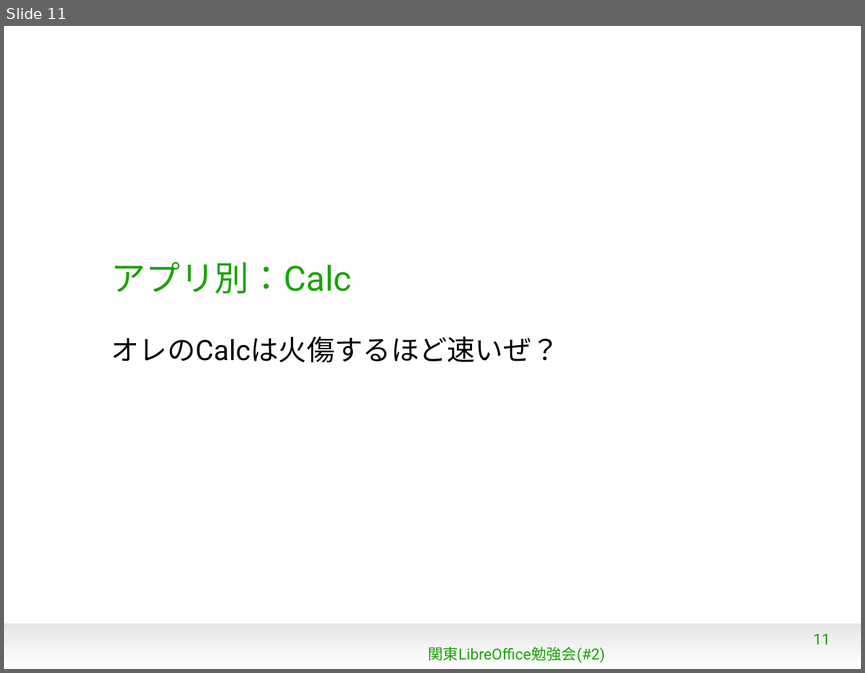
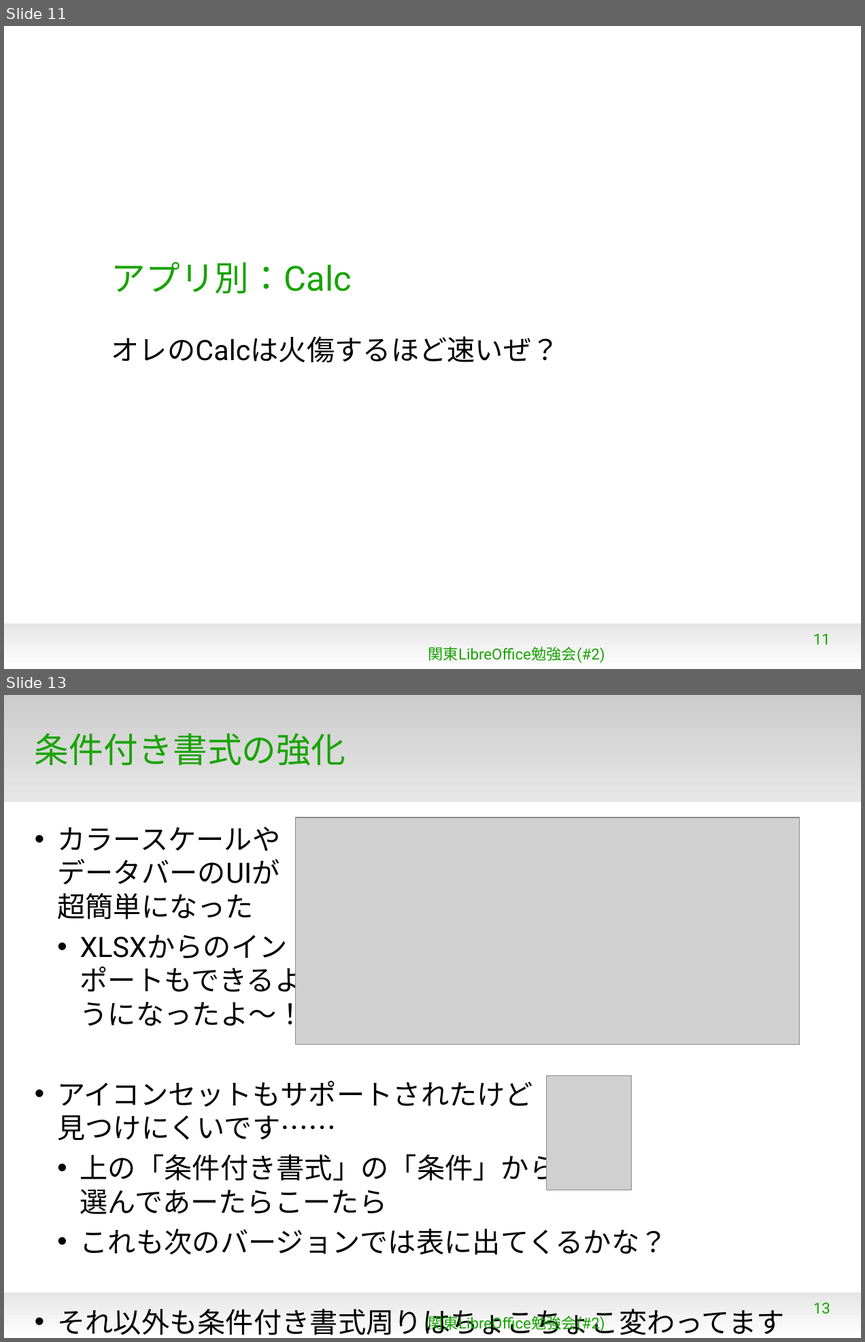
Before and after one commit to naruoga/KantoLibreOffice, a slide deck: Jan2013/WhatsNew4-0.odp. Shown one above the other, each under a label of ours: slide 11 before the commit, slides 11 and 13 after it; the slides between them are not shown. The pictures are 865x673 and 865x1342 pixels, drawn with LibreOffice and Linux fonts; fonts in the diff are those of the drawing; grey boxes stand for pictures; background and template pictures are left out. Boxes give left, top, right and bottom in pixels: in the first picture for what was removed or moved away, otherwise in the second. Text is boxed around its words. In the diff, an @@ line names an element or a change of style, - is before the commit and + after.

```diff
--- a/Jan2013/WhatsNew4-0.odp
+++ b/Jan2013/WhatsNew4-0.odp
@@ slide 13 added at [4, 695, 861, 1338], background #FFFFFF; not listed: 1 template element that a slide beside it also shows @@
@@ rectangle added at [4, 695, 861, 802], fill gradient #CCCCCC to #E6E6E6 @@
@@ title added at [35, 733, 345, 766], 32 pt, text #18A303 @@
+条件付き書式の強化
@@ text added at [57, 827, 784, 1335], 26 pt, text #000000 @@
+• カラースケールや
+  データバーのUIが
+  超簡単になった
+  • XLSXからのイン
+    ポートもできるよ
+    うになったよ〜！
+• アイコンセットもサポートされたけど
+  見つけにくいです……
+  • 上の「条件付き書式」の「条件」から
+    選んであーたらこーたら
+  • これも次のバージョンでは表に出てくるかな？
+• それ以外も条件付き書式周りはちょこちょこ変わってますよっと
@@ picture added at [296, 817, 800, 1044] @@
@@ picture added at [547, 1075, 632, 1189] @@
@@ page number added at [813, 1302, 830, 1314], 14 pt, text #18A303 @@
+13
@@ text added at [428, 1312, 605, 1331], 14 pt, text #18A303 @@
+関東LibreOffice勉強会(#2)
```
Also in this commit, not shown: 2 slides changed, 9 other slides added, 3 slides removed.
